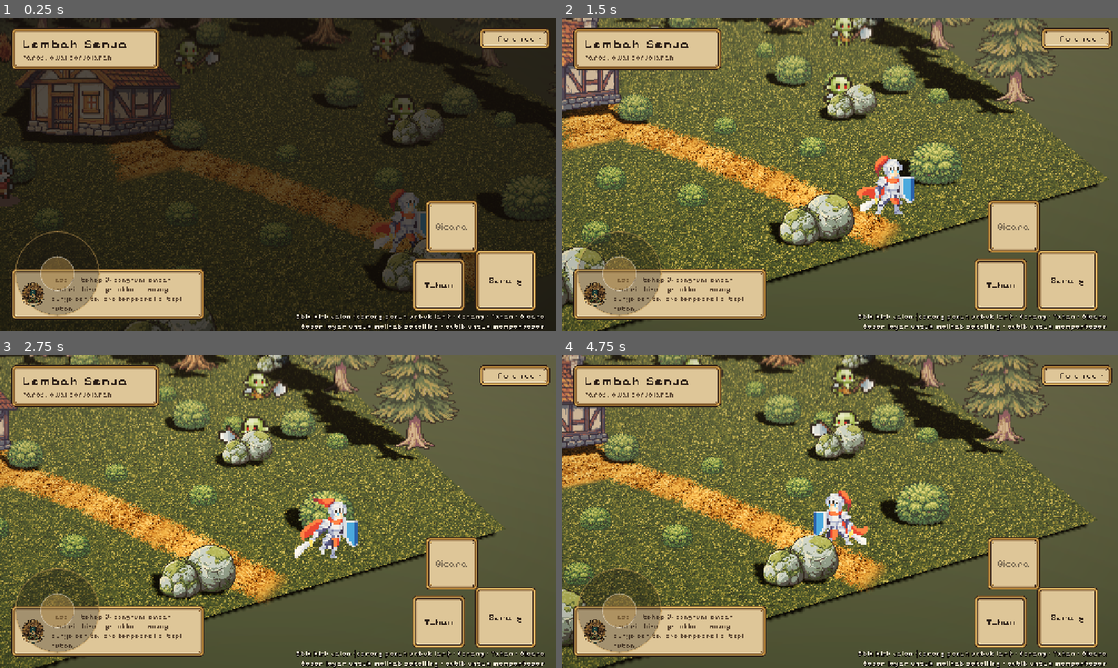
Above: before the commit, frames 1-4 (two rows, left to right).
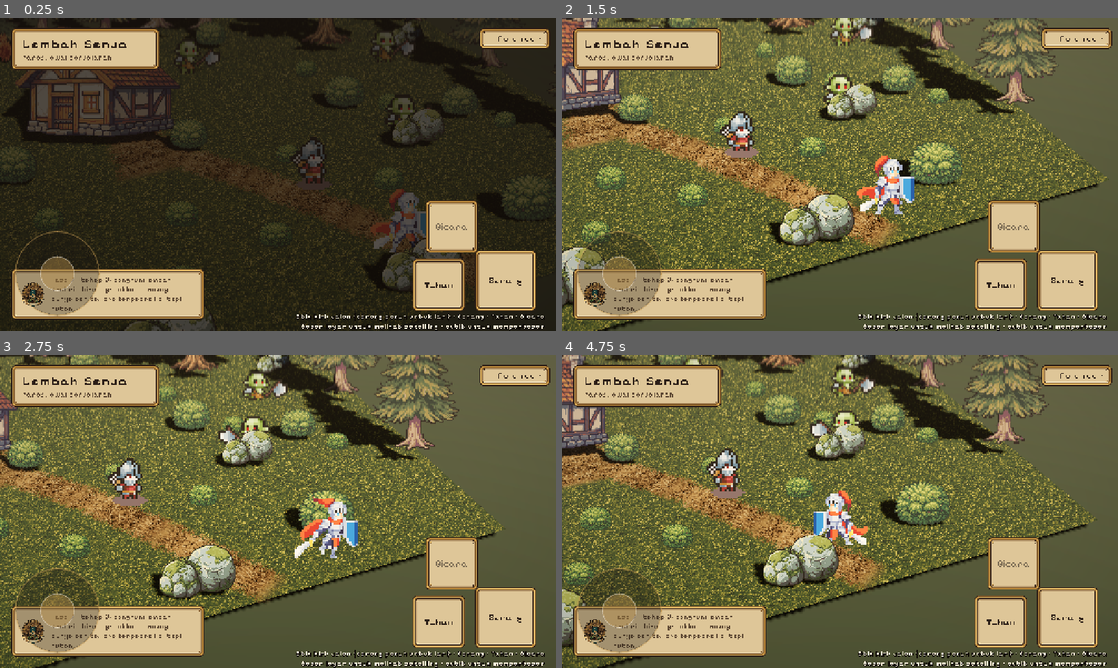
Above: after the commit, the same moments.

Repository: KyokoApp/GodotMe
Game: Godot game, scene res://game/Main.tscn
The game is run twice, just before and just after one commit, with the same random seed, the same clock (stepped at 60 frames per second) and the same inputs.
Inputs (mouse positions are in pixels of both pictures, inside the frame that each line leads up to):
- Up to frame 1 (0.25 s): no input
- Up to frame 2 (1.5 s): tap Enter at 0.5, 0.6 s; move the mouse to (962, 158) at 0.52 s; hold Right (ui_right) 0.53-1.25 s; click (962, 158) at 0.67 s; tap Space at 0.77 s; drag from (728, 190) to (812, 237) at 1.27 s
- Up to frame 3 (2.75 s): move the mouse to (333, 442) at 2.02 s; hold Right (ui_right) from 2.03 s (still down); tap Enter at 2.1 s
- Up to frame 4 (4.75 s): release Right (ui_right) at 2.75 s; drag from (812, 574) to (673, 464) at 2.77 s; move the mouse to (1006, 558) at 3.52 s; hold Left (ui_left) 3.53-4.25 s; tap Enter at 3.6 s; tap Space at 3.77 s; drag from (673, 464) to (756, 433) at 4.27 s

The runs differ from the first frame. In frame 1, 0.6% of the frame differs, in the area x 0-59%, y 38-58%; in frame 2, 5.2%, in the area x 0-61%, y 27-75%; in frame 3, 4.7%; in frame 4, 5.1%.
Error in both runs: Invalid assignment of property or key 'sort_children' with value of type 'bool' on a base object of type 'Node3D'. (res://game/world/Diorama.gd:260)

Commit message:
tahap sprite: jalur jadi tanah, penjaga di tepi jalur, tangkapan dialog + cabang
Co-authored-by: arena-agent <297053741+arena-agent@users.noreply.github.com>

Diff:
--- a/game/game/characters/CharacterWorld.gd
+++ b/game/game/characters/CharacterWorld.gd
@@ -22,7 +22,9 @@
 const FONT_BODY := "res://game/assets/PixelifySans.woff2"
 
 const PLAYER_START := Vector2(3.6, 7.2)
-const NPC_START := Vector2(-6.6, 1.4)
+## The guard stands beside the first bend of the path, two steps from where the
+## knight starts: the player must be able to tap Bicara without hunting for him.
+const NPC_START := Vector2(2.4, 4.2)
 
 ## Patrol routes for the three orcs: they are placed away from the path start so
 ## the first thing the player sees is not a fight.
@@ -438,6 +440,20 @@
 
 ## Test hook: push the virtual stick without a finger. Used by VisualTest so the
 ## knight really walks (same code path as the player) instead of being teleported.
+## Hooks for the visual test: drive the cast without a fingertip.
+func press_interact() -> void:
+	_on_interact_pressed()
+
+
+func teleport_player(to: Vector2) -> void:
+	if _player != null:
+		_player.position = Vector3(to.x, 0.0, to.y)
+
+
+func dialogue() -> Node:
+	return _dialogue
+
+
 func set_virtual_stick(v: Vector2) -> void:
 	if _controls != null:
 		_controls.set("stick_vector", v.limit_length(1.0))
--- a/game/game/characters/DialogueBox.gd
+++ b/game/game/characters/DialogueBox.gd
@@ -195,6 +195,31 @@
 	_close()
 
 
+## Public advance, so a test (or a future keyboard binding) steps the page the
+## same way a tap on the parchment does.
+func advance() -> void:
+	_on_advance()
+
+
+## Jump to the end of the conversation where the branches are offered, so a
+## single screenshot can prove the fork exists without scripting taps.
+func jump_to_choices() -> void:
+	if _pages.is_empty() or _options.is_empty():
+		return
+	_index = _pages.size() - 1
+	_type_page()
+	if _tween != null and _tween.is_valid():
+		_tween.kill()
+	_text.visible_ratio = 1.0
+	_typing = false
+	_refresh_footer()
+
+
+## What the player currently reads, for tests and for the capture log.
+func current_text() -> String:
+	return _text.text if _text != null else ""
+
+
 func _close() -> void:
 	if not is_open:
 		return
--- a/game/game/tests/VisualTest.gd
+++ b/game/game/tests/VisualTest.gd
@@ -15,17 +15,29 @@
 var _night := false
 var _elapsed := 0.0
 var _walk_seconds := 6.0
+## "" = the walking shot, "page" = a dialogue page, "choices" = the branch fork.
+var _dialog_mode := ""
+var _dialog_done := false
 
 
 func _ready() -> void:
 	_night = HARNESS.arg("--time=", "day") == "night"
+	_dialog_mode = HARNESS.arg("--dialog=", "")
 	_build()
 	await _run()
 
 
 func _run() -> void:
 	var default_name := "11_visual_malam" if _night else "10_visual_siang"
-	await HARNESS.capture(self, default_name, 3.4)
+	var delay := 3.4
+	if _dialog_mode == "choices":
+		default_name = "13_pilihan"
+		delay = 3.2
+	elif _dialog_mode != "":
+		default_name = "12_dialog"
+		# the typewriter runs at 42 characters a second; one page needs ~2.5 s
+		delay = 4.6
+	await HARNESS.capture(self, default_name, delay)
 	await HARNESS.quit_after(self, 45.0)
 
 
@@ -57,6 +69,12 @@
 	_elapsed += delta
 	if _cast == null:
 		return
+	if _dialog_mode != "":
+		_cast.call("set_virtual_stick", Vector2.ZERO)
+		if not _dialog_done and _elapsed > 1.0:
+			_dialog_done = true
+			_open_dialogue()
+		return
 	if _elapsed < _walk_seconds:
 		# pushed up-left: the knight walks the path towards the cottage, which
 		# puts the guard in frame and moves the feet across the grass
@@ -67,3 +85,23 @@
 		# slow zoom so a single capture proves the sprite stays crisp and the
 		# billboard keeps facing the camera at a non-default distance
 		_cam_rig.call("set_zoom", 15.0 + 2.5 * sin(_elapsed * 0.55))
+
+
+## Walk the knight up to the guard and press Bicara for him. Everything here is
+## the same path a thumb takes - it just has no thumb.
+func _open_dialogue() -> void:
+	_cast.call("teleport_player", Vector2(1.8, 5.4))
+	_cast.call("press_interact")
+	var dlg: Node = _cast.call("dialogue")
+	if dlg == null:
+		push_error("[TEST] kotak dialog tidak ada")
+		return
+	var open := bool(dlg.get("is_open"))
+	if not open:
+		push_error("[TEST] dialog tidak terbuka - penjaga di luar jangkauan?")
+		return
+	if _dialog_mode == "choices":
+		dlg.call("jump_to_choices")
+	var opts: Array = dlg.get("_options")
+	print("[TEST] dialog terbuka=%s teks=%d aksara pilihan=%d" % [
+		open, String(dlg.call("current_text")).length(), opts.size()])
--- a/game/game/world/Diorama.gd
+++ b/game/game/world/Diorama.gd
@@ -194,7 +194,7 @@
 	mat.set_shader_parameter("grass_tex", grass_tex)
 	mat.set_shader_parameter("half_width", PATH_WIDTH * 0.5)
 	mat.set_shader_parameter("feather", 0.26)
-	mat.set_shader_parameter("dirt_tint", Color(1.08, 1.00, 0.88))
+	mat.set_shader_parameter("dirt_tint", Color(0.94, 0.90, 0.84))
 	print("[WORLD] path shader exists=%s loaded=%s dirt=%s grass=%s legs=%d" % [
 		shader_ok, mat.shader != null, dirt != null, grass_tex != null,
 		PATH.size() - 1])
--- a/game/game/world/path.gdshader
+++ b/game/game/world/path.gdshader
@@ -11,7 +11,7 @@
 uniform sampler2D grass_tex : source_color, filter_nearest, repeat_enable;
 uniform float half_width = 0.8;   // strip half width in metres (for square texels)
 uniform float feather = 0.28;
-uniform vec3 dirt_tint : source_color = vec3(1.08, 1.00, 0.88);
+uniform vec3 dirt_tint : source_color = vec3(0.94, 0.90, 0.84);
 
 varying vec2 ground_uv;
 
@@ -29,6 +29,11 @@
 	// two samples at different scales keep the tile from reading as stripes
 	vec3 dirt = (texture(dirt_tex, duv).rgb * 0.62
 		+ texture(dirt_tex, duv * 0.37 + vec2(0.31, 0.17)).rgb * 0.38) * dirt_tint;
+	// The dirt tile is a warm ochre; at full strength it read as a strip of gold
+	// laid over the meadow. Pull it towards its own luminance and dim it a
+	// little so it sits in the grass like trodden earth instead of glowing.
+	float lum = dot(dirt, vec3(0.299, 0.587, 0.114));
+	dirt = mix(dirt, vec3(lum), 0.34) * 0.82;
 	vec3 grass = texture(grass_tex, ground_uv).rgb;
 
 	// noise pushes the boundary in and out so the track looks worn, not painted
Not shown, changed: .github/workflows/ci.yml
